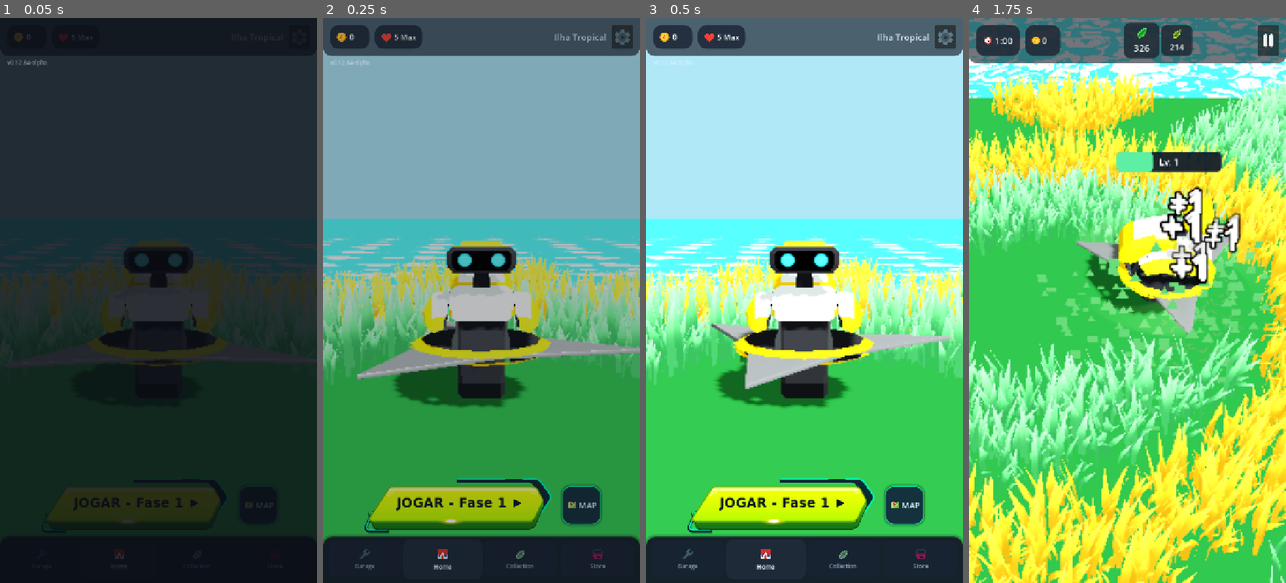
Above: before the commit, frames 1-4 (left to right).
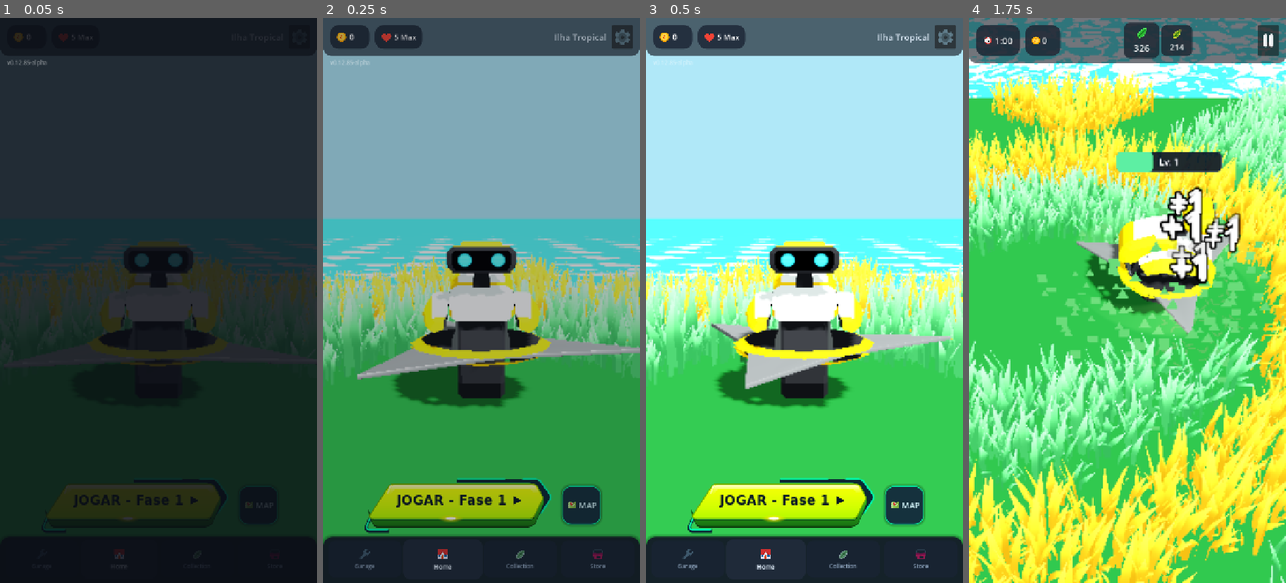
Above: after the commit, the same moments.

Repository: rogerbif/grass-cut-bot
Game: Godot game, scene res://scenes/menu/main_menu.tscn
Two runs of this game, one before a commit and one after it. Both use one fixed random seed, a clock stepped at 60 frames per second and the inputs below.
Inputs (mouse positions are in pixels of both pictures, inside the frame that each line leads up to):
- Up to frame 1 (0.05 s): no input
- Up to frame 2 (0.25 s): no input
- Up to frame 3 (0.5 s): no input
- Up to frame 4 (1.75 s): click (1105, 503) at 0.5 s; tap Enter at 1.25, 1.35 s; move the mouse to (1197, 272) at 1.27 s; hold Right (ui_right) from 1.28 s (still down); click (1197, 272) at 1.42 s; tap Space at 1.52 s

The runs differ from the first frame. In frame 1, 0.4% of the frame differs, in the area x 8-68%, y 7-91%; in frame 2, 1.9%; in frame 3, 2.2%, in the area x 8-70%, y 8-91%; in frame 4, nothing differs.

Commit message:
fix(web): embutir logo da tela de loading como base64 data uri (v0.12.85-alpha)

Diff:
--- a/assets/ui/btn_play_banner.svg
+++ b/assets/ui/btn_play_banner.svg
@@ -28,7 +28,7 @@
     </radialGradient>
   </defs>
 
-  <!-- ================= 1. CYBER TECH ACCENTS (BACKGROUND) ================= -->
+  <!-- ================= 1. CYBER TECH ACCENTS (STATIC FRAME) ================= -->
   <!-- Top-Right Dark Bracket Plate (wrapping around the chevron point) -->
   <path d="M 220 18 L 402 18 Q 408 18 414 23 L 436 53 Q 440 60 436 67 L 416 97 Q 410 104 402 104 L 392 104 L 416 73 Q 419 68 416 63 L 398 33 Q 394 26 386 26 L 220 26 Z"
         fill="#0b2834" />
@@ -38,51 +38,49 @@
   <path d="M 374 18 L 402 18 Q 408 18 414 23 L 436 53 Q 440 60 436 67 L 416 97"
         fill="none" stroke="#00f5a8" stroke-width="4" stroke-linecap="round" stroke-linejoin="round" />
 
-  <!-- Bottom-Left Detached Cyber Bracket (Garantido sem corte com margem generosa) -->
+  <!-- Bottom-Left Detached Cyber Bracket -->
   <path d="M 24 92 L 34 92 L 15 125 Q 12 135 20 135 L 62 135 L 62 143 L 18 143 Q 6 143 5 130 L 14 110 Z"
         fill="#0b2834" />
   <path d="M 24 96 L 11 126 Q 8 136 18 136 L 58 136"
         fill="none" stroke="#00f5a8" stroke-width="4" stroke-linecap="round" stroke-linejoin="round" />
 
-  <!-- ================= 2. 3D BASE / LOWER BEVEL (DARK GREEN) ================= -->
-  <!-- Thick 3D extruded base under the yellow face -->
-  <path d="M 16 106 L 24 126 Q 28 134 36 134 L 388 134 Q 396 134 402 127 L 421 82 Q 424 76 420 70 L 416 70 L 398 116 Q 394 120 388 120 L 26 120 L 14 96 Z"
+  <!-- ================= 2. 3D BASE / LOWER BEVEL (RAISED INNER BODY) ================= -->
+  <path d="M 16 100 L 24 120 Q 28 128 36 128 L 388 128 Q 396 128 402 121 L 421 76 Q 424 70 420 64 L 416 64 L 398 110 Q 394 114 388 114 L 26 114 L 14 90 Z"
         fill="url(#base_3d_grad)" stroke="#114b0e" stroke-width="1.5" stroke-linejoin="round" />
 
-  <!-- Dark rim along very bottom edge -->
-  <path d="M 28 130 L 36 135 L 388 135 L 398 128 L 395 132 L 386 137 L 34 137 L 25 132 Z"
+  <!-- Dark rim along bottom edge -->
+  <path d="M 28 124 L 36 129 L 388 129 L 398 122 L 395 126 L 386 131 L 34 131 L 25 126 Z"
         fill="#0d380b" />
 
-  <!-- ================= 3. MAIN BUTTON FACE (ELECTRIC LIME GRADIENT) ================= -->
-  <path d="M 72 36
-           L 396 36
-           Q 403 36 407 41
-           L 419 65
-           Q 422 69 418 73
-           L 399 111
-           Q 396 116 388 116
-           L 24 116
-           Q 16 116 18 108
-           L 60 43
-           Q 63 36 72 36 Z"
+  <!-- ================= 3. MAIN BUTTON FACE (RAISED INNER BODY) ================= -->
+  <path d="M 72 30
+           L 396 30
+           Q 403 30 407 35
+           L 419 59
+           Q 422 63 418 67
+           L 399 105
+           Q 396 110 388 110
+           L 24 110
+           Q 16 110 18 102
+           L 60 37
+           Q 63 30 72 30 Z"
         fill="url(#main_face_grad)"
         stroke="#70b000"
         stroke-width="2.5"
         stroke-linejoin="round" />
 
   <!-- ================= 4. GLOSS & HIGHLIGHTS ================= -->
-  <!-- Top edge gloss stripe -->
-  <path d="M 74 38
-           L 394 38
-           Q 400 38 403 42 L 410 54 L 398 56 L 390 47 L 76 47 L 66 60 L 61 58 Q 66 38 74 38 Z"
+  <path d="M 74 32
+           L 394 32
+           Q 400 32 403 36 L 410 48 L 398 50 L 390 41 L 76 41 L 66 54 L 61 52 Q 66 32 74 32 Z"
         fill="url(#top_gloss_grad)" />
 
-  <!-- Inner top-left white specular curve -->
-  <path d="M 68 38 Q 62 44 60 56"
+  <!-- Inner top-left specular curve -->
+  <path d="M 68 32 Q 62 38 60 50"
         fill="none" stroke="#ffffff" stroke-width="2.5" stroke-linecap="round" stroke-opacity="0.9" />
 
-  <!-- ================= 5. GOLDEN CENTER FLARE (ON BOTTOM LIP) ================= -->
-  <ellipse cx="206" cy="116" rx="30" ry="9" fill="url(#center_glint)" />
-  <ellipse cx="206" cy="116" rx="12" ry="3.5" fill="#ffffff" fill-opacity="0.95" />
+  <!-- ================= 5. GOLDEN CENTER FLARE ================= -->
+  <ellipse cx="206" cy="110" rx="30" ry="9" fill="url(#center_glint)" />
+  <ellipse cx="206" cy="110" rx="12" ry="3.5" fill="#ffffff" fill-opacity="0.95" />
 
 </svg>
--- a/assets/ui/btn_play_banner_pressed.svg
+++ b/assets/ui/btn_play_banner_pressed.svg
@@ -1,6 +1,6 @@
 <svg xmlns="http://www.w3.org/2000/svg" width="450" height="138" viewBox="0 10 450 138">
   <defs>
-    <!-- Gradients -->
+    <!-- Pressed Gradients -->
     <linearGradient id="main_face_grad_pressed" x1="0%" y1="0%" x2="0%" y2="100%">
       <stop offset="0%" stop-color="#eaf308" />
       <stop offset="25%" stop-color="#daf005" />
@@ -26,56 +26,58 @@
     </radialGradient>
   </defs>
 
-  <!-- ================= 1. CYBER TECH ACCENTS (BACKGROUND) ================= -->
-  <path d="M 220 23 L 402 23 Q 408 23 414 27 L 434 57 Q 438 63 435 70 L 424 91 Q 420 97 412 97 L 402 97 L 416 75 Q 418 71 416 67 L 398 35 Q 394 31 386 31 L 220 31 Z"
+  <!-- ================= 1. CYBER TECH ACCENTS (100% STATIC FRAME - ZERO MOVEMENT) ================= -->
+  <!-- Top-Right Dark Bracket Plate (EXACTLY IDENTICAL TO NORMAL STATE) -->
+  <path d="M 220 18 L 402 18 Q 408 18 414 23 L 436 53 Q 440 60 436 67 L 416 97 Q 410 104 402 104 L 392 104 L 416 73 Q 419 68 416 63 L 398 33 Q 394 26 386 26 L 220 26 Z"
         fill="#0b2834" />
 
-  <line x1="222" y1="23" x2="330" y2="23" stroke="#00f2aa" stroke-width="3" stroke-linecap="round" />
-  <path d="M 374 23 L 402 23 Q 408 23 414 27 L 434 57 Q 438 63 435 70 L 424 91"
-        fill="none" stroke="#00f2aa" stroke-width="3.5" stroke-linecap="round" stroke-linejoin="round" />
+  <!-- Top-Right Neon Lines (EXACTLY IDENTICAL TO NORMAL STATE) -->
+  <line x1="222" y1="18" x2="330" y2="18" stroke="#00f5a8" stroke-width="3.5" stroke-linecap="round" />
+  <path d="M 374 18 L 402 18 Q 408 18 414 23 L 436 53 Q 440 60 436 67 L 416 97"
+        fill="none" stroke="#00f5a8" stroke-width="4" stroke-linecap="round" stroke-linejoin="round" />
 
-  <!-- Bottom-Left Detached Cyber Bracket (Sem corte com margem generosa) -->
-  <path d="M 24 97 L 34 97 L 15 128 Q 12 137 20 137 L 62 137 L 62 145 L 18 145 Q 6 145 5 133 L 14 115 Z"
+  <!-- Bottom-Left Detached Cyber Bracket (EXACTLY IDENTICAL TO NORMAL STATE) -->
+  <path d="M 24 92 L 34 92 L 15 125 Q 12 135 20 135 L 62 135 L 62 143 L 18 143 Q 6 143 5 130 L 14 110 Z"
         fill="#0b2834" />
-  <path d="M 24 101 L 11 129 Q 8 139 18 139 L 58 139"
-        fill="none" stroke="#00f2aa" stroke-width="3.5" stroke-linecap="round" stroke-linejoin="round" />
+  <path d="M 24 96 L 11 126 Q 8 136 18 136 L 58 136"
+        fill="none" stroke="#00f5a8" stroke-width="4" stroke-linecap="round" stroke-linejoin="round" />
 
-  <!-- ================= 2. 3D BASE / LOWER BEVEL (COMPRESSED) ================= -->
-  <path d="M 18 112 L 24 126 Q 28 131 36 131 L 388 131 Q 396 131 402 125 L 421 88 Q 424 82 420 76 L 416 76 L 398 122 Q 394 125 388 125 L 26 125 L 14 102 Z"
+  <!-- ================= 2. 3D BASE / LOWER BEVEL (COMPRESSED/SUNKEN INNER BODY) ================= -->
+  <path d="M 18 107 L 24 122 Q 28 127 36 127 L 388 127 Q 396 127 402 121 L 421 84 Q 424 78 420 72 L 416 72 L 398 117 Q 394 120 388 120 L 26 120 L 14 97 Z"
         fill="url(#base_3d_grad_pressed)" stroke="#114b0e" stroke-width="1.5" stroke-linejoin="round" />
 
-  <!-- ================= 3. MAIN BUTTON FACE (SHIFTED DOWN BY 6PX) ================= -->
-  <path d="M 72 42
-           L 396 42
-           Q 403 42 407 47
-           L 419 71
-           Q 422 75 418 79
-           L 399 117
-           Q 396 122 388 122
-           L 24 122
-           Q 16 122 18 114
-           L 60 49
-           Q 63 42 72 42 Z"
+  <!-- ================= 3. MAIN BUTTON FACE (SUNKEN INNER BODY - SHIFTED DOWN BY 7PX) ================= -->
+  <path d="M 72 37
+           L 396 37
+           Q 403 37 407 42
+           L 419 66
+           Q 422 70 418 74
+           L 399 112
+           Q 396 117 388 117
+           L 24 117
+           Q 16 117 18 109
+           L 60 44
+           Q 63 37 72 37 Z"
         fill="url(#main_face_grad_pressed)"
         stroke="#5d9600"
         stroke-width="2.5"
         stroke-linejoin="round" />
 
   <!-- ================= 4. GLOSS & HIGHLIGHTS ================= -->
-  <path d="M 74 44
-           L 394 44
-           Q 400 44 403 48
-           L 410 60
-           L 398 62
-           L 390 53
-           L 76 53
-           L 66 66
-           L 61 64 Q 66 44 74 44 Z"
+  <path d="M 74 39
+           L 394 39
+           Q 400 39 403 43
+           L 410 55
+           L 398 57
+           L 390 48
+           L 76 48
+           L 66 61
+           L 61 59 Q 66 39 74 39 Z"
         fill="url(#top_gloss_grad_pressed)" />
 
-  <path d="M 68 44 Q 62 50 60 62"
+  <path d="M 68 39 Q 62 45 60 57"
         fill="none" stroke="#ffffff" stroke-width="2.5" stroke-linecap="round" stroke-opacity="0.6" />
 
-  <!-- ================= 5. GOLDEN CENTER FLARE ================= -->
-  <ellipse cx="206" cy="122" rx="26" ry="7" fill="url(#center_glint_pressed)" />
+  <!-- ================= 5. GOLDEN CENTER FLARE (SUNKEN) ================= -->
+  <ellipse cx="206" cy="117" rx="26" ry="7" fill="url(#center_glint_pressed)" />
 </svg>
--- a/project.godot
+++ b/project.godot
@@ -11,7 +11,7 @@
 [application]
 
 config/name="Grass Cut Bot"
-config/version="0.12.84-alpha"
+config/version="0.12.85-alpha"
 run/main_scene="res://scenes/menu/main_menu.tscn"
 config/features=PackedStringArray("4.7", "Mobile")
 boot_splash/image="uid://3pegaomvcdut"
--- a/scenes/menu/tabs/tab_home.tscn
+++ b/scenes/menu/tabs/tab_home.tscn
@@ -107,9 +107,9 @@
 anchor_right = 1.0
 anchor_bottom = 1.0
 offset_left = 46.0
-offset_top = 22.0
+offset_top = 16.0
 offset_right = -44.0
-offset_bottom = -32.0
+offset_bottom = -38.0
 grow_horizontal = 2
 grow_vertical = 2
 mouse_filter = 2
--- a/scripts/core/game_version.gd
+++ b/scripts/core/game_version.gd
@@ -7,7 +7,7 @@
 
 const MAJOR: int = 0
 const MINOR: int = 12
-const PATCH: int = 84
+const PATCH: int = 85
 const STAGE: String = "ALPHA" # "PRE-ALPHA", "ALPHA", "BETA", "RC", "RELEASE"
 const BUILD_TYPE: String = "dev" # "dev", "nightly", "public"
 
--- a/scripts/ui/cyber_play_button.gd
+++ b/scripts/ui/cyber_play_button.gd
@@ -3,13 +3,15 @@
 
 ## Botão Arcade/Cyber estilizado para a tela Home do Grass Cut Bot.
 ## Reproduz a estética com corte angular à esquerda, ponta chevron à direita,
-## base 3D extrudada com compressão mecânica tátil e feedback háptico.
+## base 3D extrudada com compressão mecânica tátil e moldura cyber estática.
 
 @onready var bg_normal: TextureRect = $BgNormal
 @onready var bg_pressed: TextureRect = $BgPressed
 @onready var hbox_play: HBoxContainer = $HBoxPlay
 @onready var level_label: Label = $HBoxPlay/LevelLabel
 @onready var play_icon: TextureRect = $HBoxPlay/PlayIcon
+
+const PRESS_SINK_OFFSET: float = 7.0
 
 var is_down: bool = false
 
@@ -38,7 +40,7 @@
 	if bg_pressed != null:
 		bg_pressed.visible = true
 	if hbox_play != null:
-		hbox_play.position.y += 4.0
+		hbox_play.position.y += PRESS_SINK_OFFSET
 
 func _on_btn_up() -> void:
 	if not is_down:
@@ -49,7 +51,7 @@
 	if bg_pressed != null:
 		bg_pressed.visible = false
 	if hbox_play != null:
-		hbox_play.position.y -= 4.0
+		hbox_play.position.y -= PRESS_SINK_OFFSET
 
 func _on_btn_pressed() -> void:
 	# Mandamento 8: Feedback Háptico e Sensorial Contínuo
Not shown, added: docs/historico_melhorias/156_correcao_logo_tela_de_loading_web_base64.md
Not shown, changed: docs/historico_melhorias/INDICE_MELHORIAS.md
Not shown, changed: web_shell/shell.html
